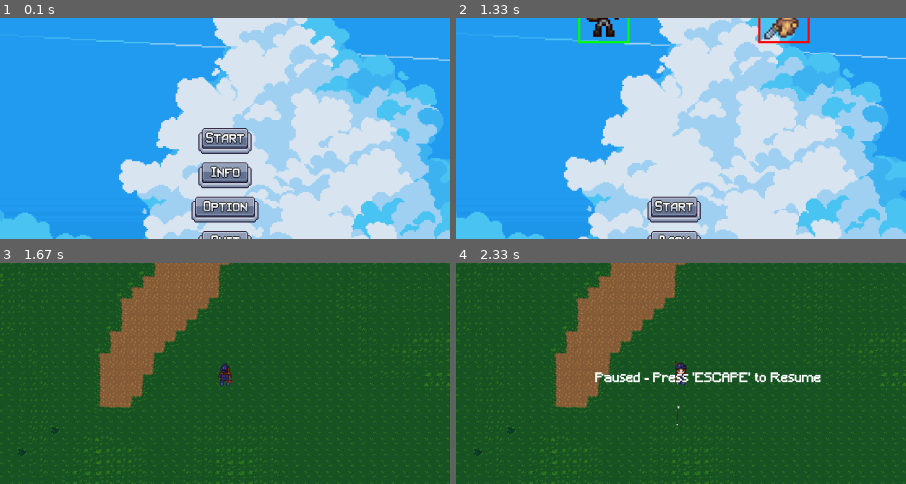
Above: before the commit, frames 1-4 (two rows, left to right).
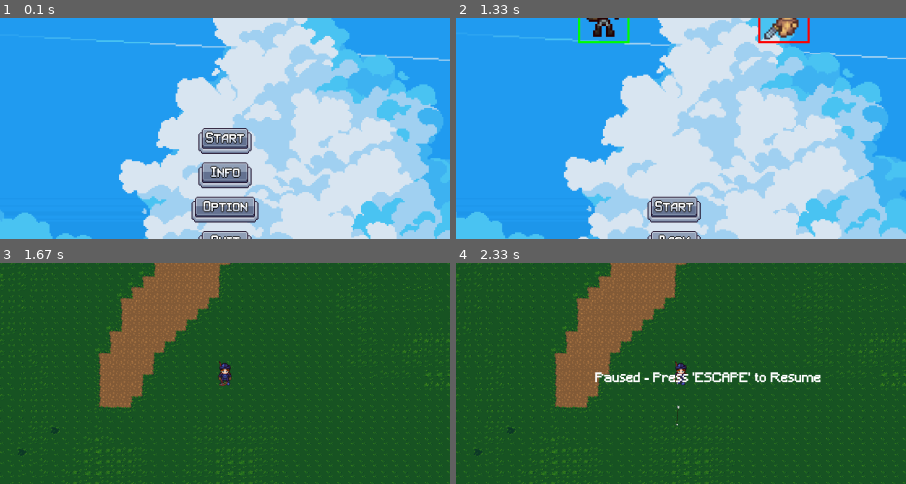
Above: after the commit, the same moments.

Repository: Axlzs/Pygame-project
Game: pygame game, started from start.py
Same seed, same stepped clock (60 frames per second), same inputs: the game is played once before the commit and once after it.
Inputs (mouse positions are % of the whole screen's width and height, from its top left):
- Up to frame 1 (0.1 s): no input
- Up to frame 2 (1.33 s): click (50, 53) at 0.38 s; click (61, 21) at 0.72 s; click (41, 21) at 1.05 s
- Up to frame 3 (1.67 s): click (49, 68) at 1.38 s
- Up to frame 4 (2.33 s): tap Space at 1.67 s; tap Esc at 2 s
The pictures show only the part of the screen within x 25-75%, y 25-75%; the shares and areas given below are measured in that part.

Frames 1-2 are identical in both runs. In frame 3, 0.2% of the frame differs, in the area x 48-52%, y 44-56%; in frame 4, nothing differs.

Commit message:
this game is slow af
added lesser enemies
need collision detection
need to optimise gyat dayysy

Diff:
--- a/TO DO.txt
+++ b/TO DO.txt
@@ -1,22 +1,13 @@
 
 [-]known resolution bug - sometimes the game does not want to exit fullscreen mode, the config file needs to be changed at that point
 
-[-]make mele usable
-  [-]attack while walking (we have animations for that)
-    [-]remake enemy class again
-[-]think about autoaim
-[-]think about game scaling
-[-]think about game difficulty
-[-]think about gameplay loop
-[-]think about gamemodes
-[-]special powers
-  [-]circular melee attack
-  [-]arrow rain or some shit
 
-[+]fix enemy melee attacks
-[+]fix enemy 3 thief idk why it no workey
-[+]fix sprite sizes
+----optimization notes----
 
-optimization
+optimise the stupid arrows - insane performace hit
 
-enemy arrow attacks and prolly also melee - all of the enemies constantly calcualate camera.apply(player.hitbox)
+preload enemies
+preload arrows
+ - rotate function is expensive
+
+i have to find an efficient way to make enemies not collide with each other
--- a/enemyFile.py
+++ b/enemyFile.py
@@ -266,7 +266,7 @@
         self.hitbox.center = self.rect.center  # Align hitbox and sprite position
 
 class LesserEnemy(pygame.sprite.Sprite):
-    def __init__(self, enemy_type, player, droppable_group):
+    def __init__(self, enemy_type, player, droppable_group,x,y):
         pygame.sprite.Sprite.__init__(self)
         self.type = enemy_type
         self.player = player
@@ -283,7 +283,7 @@
         self.image = self.start_animation.get_current_frame()
 
         self.rect = self.image.get_rect()
-        self.rect.center = self.get_enemy_spawn() # Enemy spawn coordinates
+        self.rect.center = (x,y) # Enemy spawn coordinates
 
         self.hitbox = pygame.Rect(0, 0, Static_variables.LESSER_ENEMIES[enemy_type]['hitbox_width']*Static_variables.PLAYER_SCALE, Static_variables.LESSER_ENEMIES[enemy_type]['hitbox_height']*Static_variables.PLAYER_SCALE)
         self.hitbox.center = self.rect.center  # Align hitbox and sprite position
@@ -359,6 +359,9 @@
             dy = self.player.hitbox.centery - self.rect.centery
             dist = (dx**2 + dy**2) ** 0.5
 
+            if dist>3000:
+                self.rect.center = self.get_enemy_spawn()
+
             # Avoid division by zero
             if dist > 0:
                 dx, dy = dx / dist, dy / dist  # Normalize direction
--- a/game.py
+++ b/game.py
@@ -148,6 +148,11 @@
             else:
                 pygame.draw.rect(game_manager.screen, (255, 0, 0), camera.apply(enemy.hitbox), 2)
 
+    for lesser in lessers:
+        offset_rect = camera.apply(lesser.hitbox)
+        game_manager.screen.blit(lesser.image, offset_rect)
+        if Static_variables.RECT_MODE:
+            pygame.draw.rect(game_manager.screen, (255, 0, 0), offset_rect, 2)
 
     #mele hitbox
     if Static_variables.RECT_MODE:
@@ -188,7 +193,6 @@
     pygame.draw.rect(game_manager.screen, (255,255,255),(10,31,player.xp_bar_length,10),2)
     lvl_text = font.render(f"LEVEL: {player.level}", True, Static_variables.WHITE)
     game_manager.screen.blit(lvl_text, (12, 45))
-
 
 def enemy_healthbar_activate(enemy):
     offset_rect = camera.apply(enemy.hitbox)
@@ -204,6 +208,7 @@
         enemies.add(enemy)
     elif keys[pygame.K_k]: # Kill all enemies
         enemies.empty()
+    return spawned_enemies
 
 def enemy_spawn(enemy_count,spawned_enemies,player,last_enemy_spawn):
     current_time = pygame.time.get_ticks()
@@ -211,11 +216,37 @@
         spawned_enemies +=1
         enemy_type = random.choice(list(Static_variables.ENEMY_DATA.keys()))
         enemy = Enemy(enemy_type, enemy_projectile_group, player, droppable_group,enemy_projectile_group)
-        #enemy_type = 1
-        #enemy = LesserEnemy(enemy_type,player,droppable_group)
         enemies.add(enemy)
         last_enemy_spawn = current_time
     return enemy_count,spawned_enemies,last_enemy_spawn
+
+def spawn_horde(spawned_lessers,lesser_count,player):
+    if lesser_count <20:
+        #sqare around the screen - marks the closest position a lesser can spawn
+        square_top_left_x = player.hitbox.x - (HEIGHT - Static_variables.LESSER_SPAWN_DISTANCE)
+        square_top_left_y = player.hitbox.y - (WIDTH - Static_variables.LESSER_SPAWN_DISTANCE)
+        square_bottom_right_x = player.hitbox.x + (HEIGHT + Static_variables.LESSER_SPAWN_DISTANCE)
+        square_bottom_right_y = player.hitbox.y + (WIDTH + Static_variables.LESSER_SPAWN_DISTANCE)
+
+        while True:
+            # Generate random x and y coordinates on the outside of the square
+            center_x = random.uniform(square_top_left_x - Static_variables.ENEMY_SPAWN_AREA, square_bottom_right_x + Static_variables.ENEMY_SPAWN_AREA)
+            center_y = random.uniform(square_top_left_y - Static_variables.ENEMY_SPAWN_AREA, square_bottom_right_y + Static_variables.ENEMY_SPAWN_AREA)
+
+            # Check if the generated point is outside the square
+            if center_x < square_top_left_x or center_x > square_bottom_right_x or center_y < square_top_left_y or center_y > square_bottom_right_y:
+                #return (center_x, center_y)
+                break
+
+        new_lessers = random.randint(Static_variables.MIN_HORDE_SPAWN,Static_variables.MIN_HORDE_SPAWN)
+        spawned_lessers += new_lessers
+        enemy_type = random.choice(list(Static_variables.LESSER_ENEMIES.keys()))
+        for _ in range(new_lessers):
+            x = random.uniform(center_x - Static_variables.ENEMY_SPAWN_AREA//2, center_x + Static_variables.ENEMY_SPAWN_AREA//2)
+            y = random.uniform(center_y - Static_variables.ENEMY_SPAWN_AREA//2, center_y + Static_variables.ENEMY_SPAWN_AREA//2)
+            enemy = LesserEnemy(enemy_type,player,droppable_group,x,y)
+            lessers.add(enemy)
+    return spawned_lessers,lesser_count
 
 def upgrade_screen(player_type):
     BUTTON_SPRITE_SHEET = pygame.image.load("images/UI_elements/Debuff buttons.png").convert_alpha()
@@ -287,7 +318,9 @@
 
 
 def main_loop(chosen_player):
-    global projectile_group, enemy_projectile_group,droppable_group,enemies,player,camera,map,last_enemy_spawn,enemy_count,spawned_enemies,WIDTH,HEIGHT,SPEED_DIAGONAL, SPEED_LINEAR
+    global projectile_group, enemy_projectile_group, droppable_group
+    global enemies,lessers,player,camera,map
+    global last_enemy_spawn,enemy_count,spawned_enemies,lesser_count,spawned_lessers
     WIDTH, HEIGHT = game_manager.update_dimensions()
     #setting up game
     last_enemy_spawn = 0
@@ -295,8 +328,9 @@
     droppable_group = pygame.sprite.Group()
     enemy_projectile_group = pygame.sprite.Group()
     enemies = pygame.sprite.Group()
+    lessers = pygame.sprite.Group()  # lesser enemies
     player_type=chosen_player
-    player = Player(player_type, projectile_group, enemy_projectile_group, enemies, droppable_group)  # Pass the appropriate player type here
+    player = Player(player_type, projectile_group, enemy_projectile_group, enemies, lessers, droppable_group)  # Pass the appropriate player type here
 
     camera = Camera()
     map = WorldMap(Static_variables.TILE_WIDTH, Static_variables.TILE_HEIGHT)
@@ -304,6 +338,9 @@
     current_level = player.level
     spawned_enemies = 0 # all spawned enemies
     enemy_count = 0 # enemies currently alive
+
+    spawned_lessers = 0
+    lesser_count = 0
     upgrade_due = False
 
     running = True
@@ -323,8 +360,12 @@
             if event.type == pygame.KEYDOWN and event.key == pygame.K_l:
                 player.start_death_sequence()
                 player.health = 0
+            if event.type == pygame.KEYDOWN and event.key == pygame.K_1:
+                #spawned_lessers,lesser_count = spawn_horde(spawned_lessers,lesser_count,player)
+                print(enemy_count)
 
         enemy_count = spawned_enemies - player.total_enemies_killed
+        #lesser_count = spawned_lessers - player.total_lessers_killed
     ##############FUNCTIONS##############
         if paused:
             for enemy in enemies:
@@ -343,13 +384,14 @@
         else:
             player.update()
             enemies.update()
+            lessers.update()
             camera.update(player.rect)
             projectile_group.update()
             enemy_projectile_group.update()
             droppable_group.update()
             draw_entities()
             draw_fps_counter()
-            manual_enemy_spawn(spawned_enemies,player)
+            spawned_enemies = manual_enemy_spawn(spawned_enemies,player)
             enemy_count, spawned_enemies, last_enemy_spawn = enemy_spawn(enemy_count, spawned_enemies, player, last_enemy_spawn)
             player_healthbar_activate(player)
             xp_bar(player)
--- a/playerFile.py
+++ b/playerFile.py
@@ -7,7 +7,7 @@
 
 # Define the PLayer class
 class Player(pygame.sprite.Sprite):
-    def __init__(self, player_type,projectile_group, enemy_projectile_group, enemies, droppable_group):
+    def __init__(self, player_type,projectile_group, enemy_projectile_group, enemies, lessers, droppable_group):
         game_manager.load_settings()
         self.type = player_type
         self.scale = Static_variables.PLAYER_SCALE
@@ -32,6 +32,8 @@
 
         self.enemies = enemies
         self.total_enemies_killed = 0
+        self.lessers = lessers
+        self.total_lessers_killed = 0
         self.xp =0
         self.speed_linear = Static_variables.SPEED_LINEAR
         self.speed_diagonal = Static_variables.SPEED_DIAGONAL
@@ -214,7 +216,10 @@
         #trying out this system, basically using animation queue as cooldown, makes the sword hitbox stay on longer
         for enemy in self.enemies:
             if melee_hitbox.colliderect(enemy.hitbox):
-                enemy.take_damage(Static_variables.PLAYER_DATA[2]['damage'])
+                enemy.take_damage(Static_variables.PLAYER_DATA[self.type]['damage'])
+        for lesser in self.lessers:
+            if melee_hitbox.colliderect(lesser.hitbox):
+                lesser.take_damage(Static_variables.PLAYER_DATA[self.type]['damage'])
         for projectile in self.enemy_projectile_group:
             if melee_hitbox.colliderect(projectile.rect):
                 projectile.kill()
@@ -229,6 +234,7 @@
                 if self.target_health <= 0:
                     self.start_death_sequence()
                     self.target_health = 0
+            pass
         else: pass
 
     def heal(self, amount):
--- a/static_classes.py
+++ b/static_classes.py
@@ -116,13 +116,13 @@
 
         if scale != 1:
             projectile_width, projectile_height = projectile_sheet.get_size()
-            scaled_size = (int(projectile_width * scale), int(projectile_height * scale))
+            scaled_size = (int(projectile_width), int(projectile_height))
             projectile_sheet = pygame.transform.scale(projectile_sheet, scaled_size)
         return projectile_sheet
 
     def create_projectile_image(self, projectile_sheet, scale):
         # Extract a single frame to use as the base image
-        frame_width, frame_height = 48 * scale, 5 * scale
+        frame_width, frame_height = 48, 5
         return projectile_sheet.subsurface((0, 0, frame_width, frame_height))
 
     def update(self):
--- a/static_variables.py
+++ b/static_variables.py
@@ -28,15 +28,20 @@
     #############ENEMY#############
     ENEMY_SPAWN_AREA = 50 # Density - distance between inner spawn circle and outer spawn circe
     ENEMY_SPAWN_DISTANCE = 50 # How far does the enemy spawn form the player vision
+    LESSER_SPAWN_DISTANCE = 60 # How far does the lesser spawn form the player vision
     ENEMY_SPEED_LINEAR = 2
     ENEMY_SPEED_DIAGONAL = 1.414
+
     ENEMY_SPAWN_COOLDOWN = 500
     ENEMY_PROJECTILE_COOLDOWN = 1000
     ENEMY_COOLDOWNS = {'idle':100,'movement':100,'shoot animation':100,'damage':500}
     LESSER_ENEMY_COOLDOWNS = 100
+
     MAX_ENEMY_SPAWN = 10 # Max spawned enemies at a time
+    MAX_HORDE_SPAWN = 10 # Max enemies that a horde can have
+    MIN_HORDE_SPAWN = 5
     LESSER_ENEMIES = {
-        1: {'image':'images/enemies/bat.png','sprite':32,'hitbox_width':10,'hitbox_height':10,'scale':1,'class':1,'health':5,'damage':1,'speed':2}
+        1: {'image':'images/enemies/bat_temp.png','sprite':32,'hitbox_width':10,'hitbox_height':10,'scale':1,'class':1,'health':5,'damage':1,'speed':2.5}
     }
     LESSER_ENEMIES_ANIMATION = {
         1: {'move' :    {'row':0,'frames':3,'cooldown':LESSER_ENEMY_COOLDOWNS},
@@ -119,10 +124,10 @@
             'walk down':    {'row':6,'frames':9,'cooldown':COOLDOWNS['movement']},
             'walk right':   {'row':7,'frames':9,'cooldown':COOLDOWNS['movement']},
 
-            'stand down':   {'row': 4, 'frames': 1,'cooldown':COOLDOWNS['idle']},
+            'stand up':     {'row': 4, 'frames': 1,'cooldown':COOLDOWNS['idle']},
             'stand left':   {'row': 5, 'frames': 1,'cooldown':COOLDOWNS['idle']},
-            'stand right':  {'row': 6, 'frames': 1,'cooldown':COOLDOWNS['idle']},
-            'stand up':     {'row': 7, 'frames': 1,'cooldown':COOLDOWNS['idle']},
+            'stand down':   {'row': 6, 'frames': 1,'cooldown':COOLDOWNS['idle']},
+            'stand right':  {'row': 7, 'frames': 1,'cooldown':COOLDOWNS['idle']},
 
             'attack up':    {'row':0,'frames':8,'cooldown':COOLDOWNS['shoot animation']},
             'attack left':  {'row':1,'frames':8,'cooldown':COOLDOWNS['shoot animation']},
@@ -137,10 +142,10 @@
             'walk down':    {'row':2,'frames':9,'cooldown':COOLDOWNS['movement']},
             'walk right':   {'row':3,'frames':9,'cooldown':COOLDOWNS['movement']},
 
-            'stand down':   {'row': 0, 'frames': 1,'cooldown':COOLDOWNS['idle']},
+            'stand up':     {'row': 0, 'frames': 1,'cooldown':COOLDOWNS['idle']},
             'stand left':   {'row': 1, 'frames': 1,'cooldown':COOLDOWNS['idle']},
-            'stand right':  {'row': 2, 'frames': 1,'cooldown':COOLDOWNS['idle']},
-            'stand up':     {'row': 3, 'frames': 1,'cooldown':COOLDOWNS['idle']},
+            'stand down':   {'row': 2, 'frames': 1,'cooldown':COOLDOWNS['idle']},
+            'stand right':  {'row': 3, 'frames': 1,'cooldown':COOLDOWNS['idle']},
 
             'attack up':    {'row':5,'frames':6,'cooldown':COOLDOWNS['shoot animation']},
             'attack left':  {'row':6,'frames':6,'cooldown':COOLDOWNS['shoot animation']},
--- a/test2.py
+++ b/test2.py
@@ -1,47 +1,38 @@
-if ((self.hitbox.x > self.player.hitbox.x) or (self.hitbox.x < self.player.hitbox.x)) and ((self.hitbox.x > self.player.hitbox.y) or (self.hitbox.x < self.player.hitbox.y)):
-    speed = speed_diagonal # Reduce speed for diagonal movement
+def enable_push(self, lessers, enemies):
 
-else:
-    speed = speed_linear
-if self.player.hitbox.x > self.hitbox.x:
-    self.hitbox.x += speed
-if self.player.hitbox.x < self.hitbox.x:
-    self.hitbox.x -= speed
-if self.player.hitbox.y > self.hitbox.x:
-    self.hitbox.x += speed
-if self.player.hitbox.y < self.hitbox.x:
-    self.hitbox.x -= speed\
+    for i, enemy in enumerate(lessers):
+        for j in range(i + 1, len(lessers)):
+            other = lessers[j]
 
+            # Calculate distance between enemy and other
+            dx = other.hitbox.centerx - enemy.hitbox.centerx
+            dy = other.hitbox.centery - enemy.hitbox.centery
+            dist = (dx**2 + dy**2) ** 0.5
 
+            if dist < Static_variables.REPULSION_RADIUS and dist > 0:
+                # Repulsion force
+                force = Static_variables.REPULSION_FORCE / dist
+                repulsion_dx = dx * force
+                repulsion_dy = dy * force
 
-dx = self.player.hitbox.centerx - self.rect.centerx # Distance between player.x and enemy.x
-dy = self.player.hitbox.centery - self.rect.centery # Distance between player.y and enemy.y
-dist = (dx**2 + dy**2) ** 0.5 # Basically pythagoream theorem, straightest path between enemy and player
+                # Apply repulsion equally but opposite to both enemies
+                enemy.rect.x -= repulsion_dx
+                enemy.rect.y -= repulsion_dy
+                other.rect.x += repulsion_dx
+                other.rect.y += repulsion_dy
 
+    # Push stronger enemies if close
+    for enemy in lessers:
+        for strong_enemy in enemies:
+            dx = strong_enemy.rect.centerx - enemy.rect.centerx
+            dy = strong_enemy.rect.centery - enemy.rect.centery
+            dist = (dx**2 + dy**2) ** 0.5
 
-# Adjust SPEED based on linear or diagonal movement
-if dx != 0 and dy != 0:
-    SPEED = Static_variables.ENEMY_SPEED_DIAGONAL  # Set speed to diagonal speed if moving diagonally
-else:
-    SPEED = Static_variables.ENEMY_SPEED_LINEAR  # Use linear speed for straight movements
+            if dist < Static_variables.REPULSION_RADIUS and dist > 0:
+                # Push the stronger enemy
+                force = Static_variables.REPULSION_FORCE / dist
+                push_dx = dx * force
+                push_dy = dy * force
 
-dx, dy = dx / dist, dy / dist
-self.rect.x += dx * SPEED
-self.rect.y += dy * SPEED
-
-
-def navigate_to_player(self, player):
-    # Calculate distance to the player
-    dx = player.hitbox.centerx - self.rect.centerx
-    dy = player.hitbox.centery - self.rect.centery
-    dist = (dx**2 + dy**2) ** 0.5
-
-    # Avoid division by zero
-    if dist > 0:
-        dx, dy = dx / dist, dy / dist  # Normalize direction
-    else:
-        dx, dy = 0, 0
-
-    # Move the enemy towards the player
-    self.rect.x += dx * self.speed
-    self.rect.y += dy * self.speed
+                strong_enemy.rect.x += push_dx
+                strong_enemy.rect.y += push_dy
Binary file added: images/enemies/bat_temp.png
